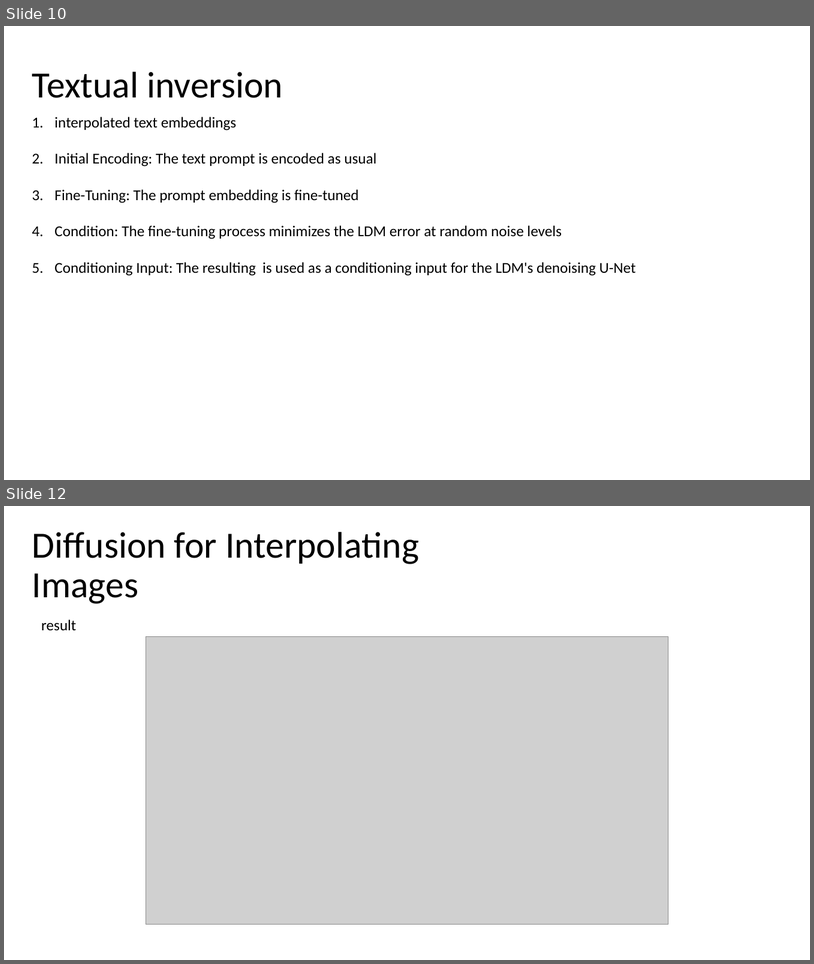
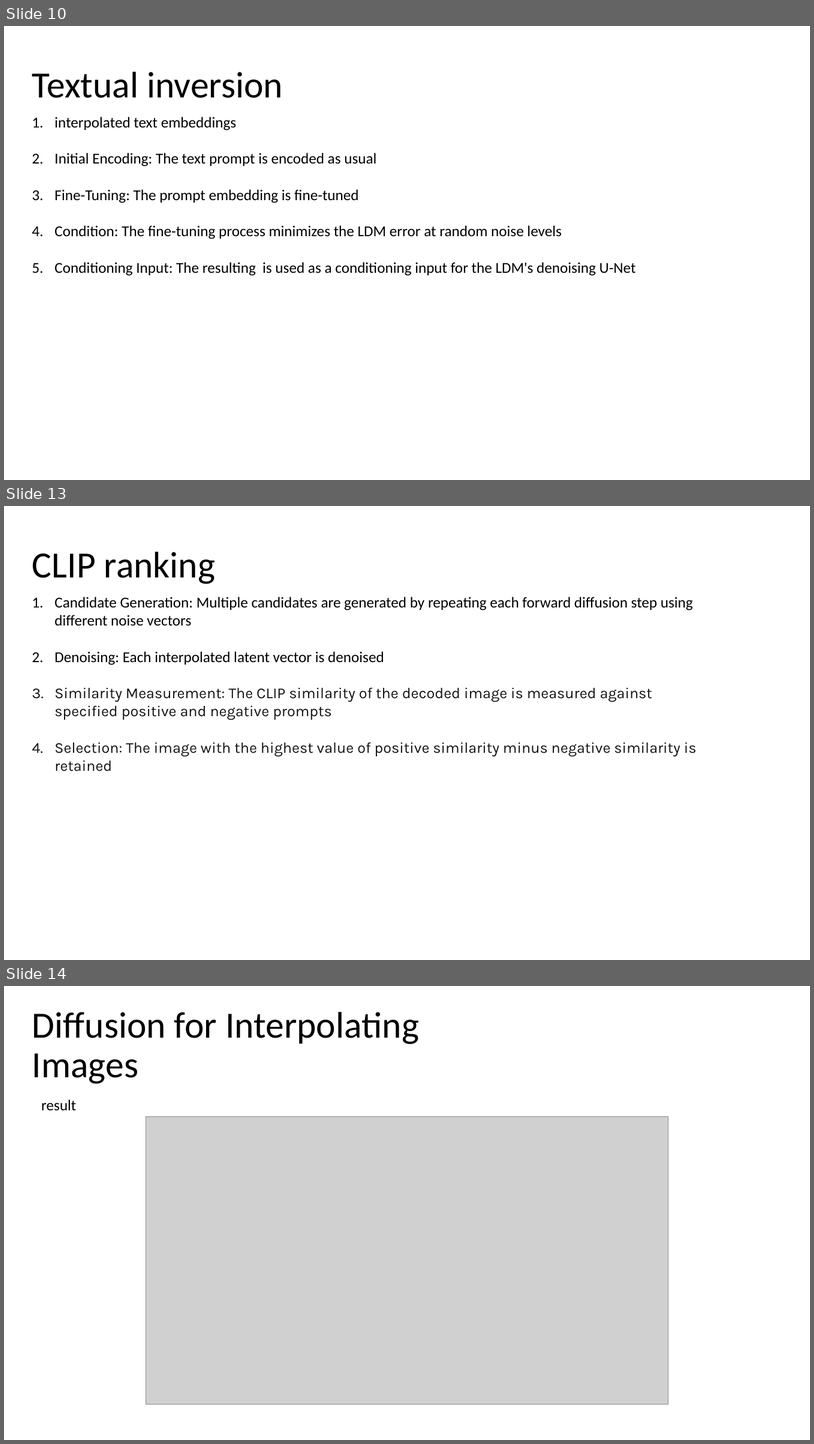
Before and after one commit to jasonfghx/lilicoco, a slide deck: diffusion書報/DDPM.pptx. Shown one above the other, each under a label of ours: slides 10 and 12 before the commit, slides 10, 13 and 14 after it; the slides between them are not shown. The pictures are 814x964 and 814x1444 pixels, drawn with LibreOffice and Linux fonts; fonts in the diff are those of the drawing; grey boxes stand for pictures. Boxes give left, top, right and bottom in pixels: in the first picture for what was removed or moved away, otherwise in the second. Text is boxed around its words. In the diff, an @@ line names an element or a change of style, - is before the commit and + after.

```diff
--- a/diffusion書報/DDPM.pptx
+++ b/diffusion書報/DDPM.pptx
@@ slide 13 added at bbox=[4, 506, 810, 960], background #FFFFFF @@
@@ title added at bbox=[32, 552, 215, 584], 44 pt, text #000000 @@
+CLIP ranking
@@ text added at bbox=[54, 597, 697, 771], 18 pt, text #131314 @@
+1. Candidate Generation: Multiple candidates are generated by repeating each forward diffusion step using different noise vectors
+2. Denoising: Each interpolated latent vector is denoised
+3. Similarity Measurement: The CLIP similarity of the decoded image is measured against specified positive and negative prompts
+4. Selection: The image with the highest value of positive similarity minus negative similarity is retained
@@ what was slide 12 is now slide 14 @@
```
Also in this commit, not shown: 2 slides changed, 1 other slide added.
